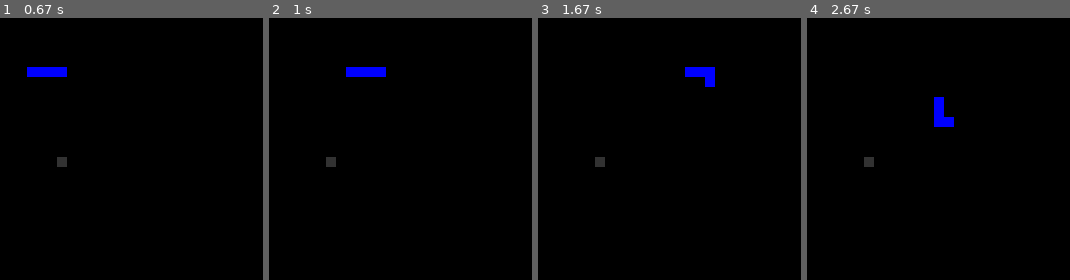
Above: before the commit, frames 1-4 (left to right).
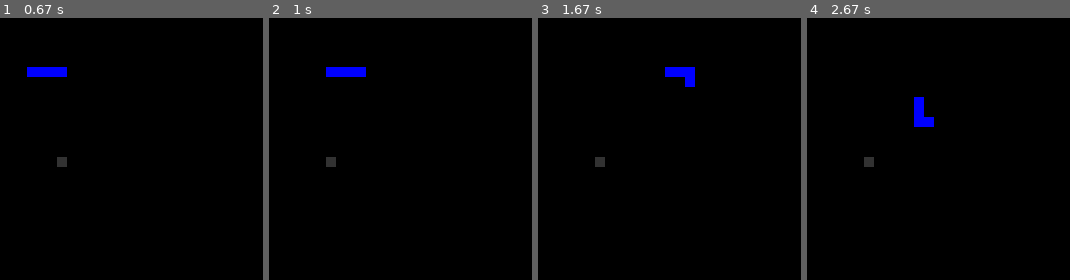
Above: after the commit, the same moments.

Repository: XyrenTheCoder/Snake-In-A-Void-pygame
Game: pygame game, started from snake-in-a-void.py
Same seed, same stepped clock (60 frames per second), same inputs: the game is played once before the commit and once after it.
Inputs:
- Up to frame 1 (0.67 s): tap Shift at 0.33 s
- Up to frame 2 (1 s): tap Right Shift at 0.67 s
- Up to frame 3 (1.67 s): hold Down from 1.57 s (still down)
- Up to frame 4 (2.67 s): release Down at 2.03 s; hold Left 2.07-2.47 s; hold Up from 2.5 s (still down)
The pictures show only the part of the screen within x 23-73%, y 0-50%; the shares and areas given below are measured in that part.

Frame 1 is identical in both runs. In frame 2, 0.6% of the frame differs, in the area x 21-45%, y 18-23%; in frame 3, 0.9%; in frame 4, 1.2%, in the area x 40-56%, y 30-42%.

Commit message:
Add files via upload

Diff:
--- a/snake-in-a-void.py
+++ b/snake-in-a-void.py
@@ -2,10 +2,9 @@
 from datetime import datetime
 
 pyautogui.alert("Welcome to Snake In A Void!\n\n- CONTROLS -\n\nArrow keys: change directions of the snake.\nHold lshif …(464 unchanged characters)…
-with open(".highscore.txt", "w+") as file:
-    if os.name == 'nt': os.system("attrib +h .highscore.txt")
-    else: pass
-    file.close()
+open(".highscore.txt", "a")
+if os.name == 'nt': os.system("attrib +h .highscore.txt")
+else: pass
 
 window_x = 720
 window_y = 540
@@ -65,12 +64,20 @@
 direction = 'RIGHT'
 change_to = direction
 score = 0
+snake_speed = 10
 
 def show_score(color, font, size):
     iscore = pygame.font.SysFont(font, size)
     score_surface = iscore.render(f'Score : {str(score)}', True, color)
     score_rect = score_surface.get_rect()
     game_window.blit(score_surface, score_rect)
+    global snake_speed
+    if score >= 40: snake_speed = 15
+    elif score >= 80: snake_speed = 20
+    elif score >= 100: snake_speed = 25
+    elif score >= 140: snake_speed = 30
+    elif score >= 180: snake_speed = 35
+    elif score >= 200: snake_speed = 40
 
 def game_over():
     pygame.mixer.Sound.play(death_sound)
@@ -125,14 +132,6 @@
             else: pass
 
 while True:
-    snake_speed = 10
-    if score >= 40: snake_speed = 15
-    elif score >= 80: snake_speed = 20
-    elif score >= 100: snake_speed = 25
-    elif score >= 140: snake_speed = 30
-    elif score >= 180: snake_speed = 35
-    elif score >= 200: snake_speed = 40
-
     for event in pygame.event.get():
         if event.type == pygame.KEYDOWN:
             if event.key == pygame.K_x:
